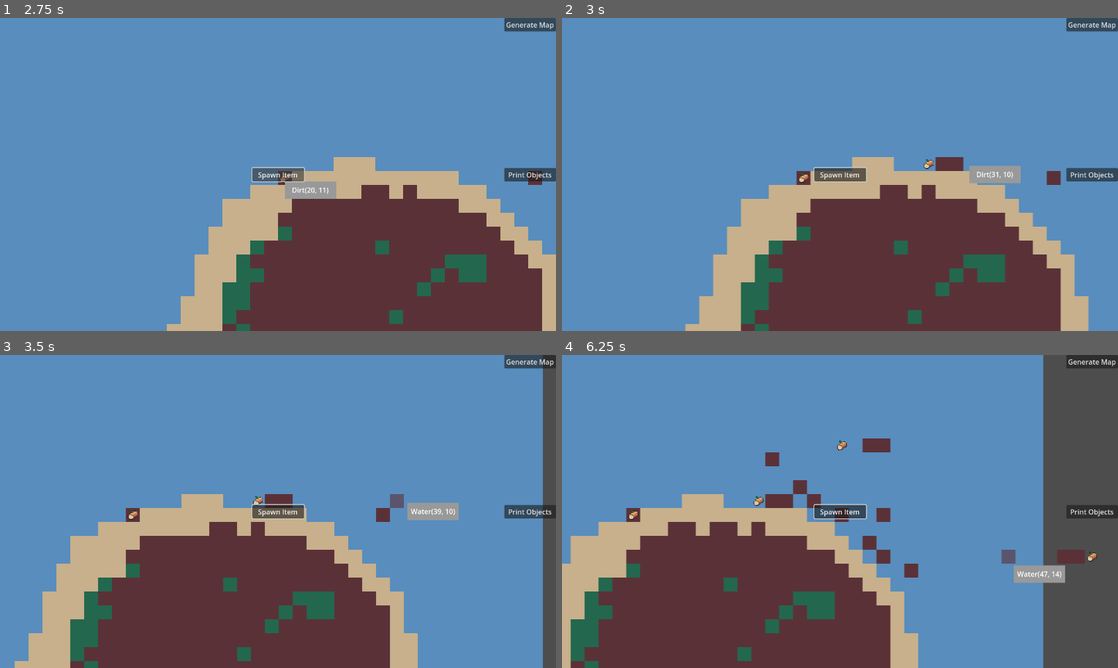
Above: before the commit, frames 1-4 (two rows, left to right).
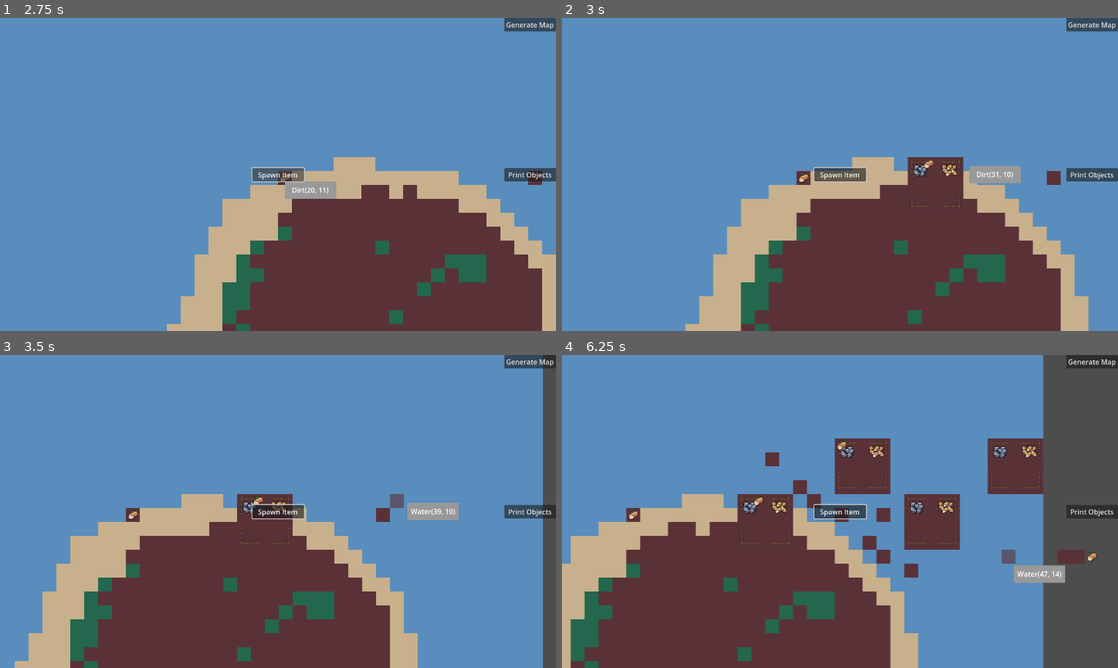
Above: after the commit, the same moments.

Repository: ColdTerror/Core-and-Conveyor
Game: Godot game, scene res://scenes/level.tscn
The game is run twice, just before and just after one commit, with the same random seed, the same clock (stepped at 60 frames per second) and the same inputs. The engine's default icon, where the game draws it, is replaced by a stand-in: a white triangle on a blue panel in a dark square.
Inputs (mouse positions are in pixels of both pictures, inside the frame that each line leads up to):
- Up to frame 1 (2.75 s): click "Generate Map" at 0.5 s; click "Print Objects" at 1.25 s; click "Spawn Item" at 2 s
- Up to frame 2 (3 s): tap Enter at 2.75 s; move the mouse to (962, 158) at 2.77 s; hold Right (ui_right) from 2.78 s (still down); hold P from 2.78 s (still down); click (962, 158) at 2.92 s
- Up to frame 3 (3.5 s): keep holding Right (ui_right); keep holding P
- Up to frame 4 (6.25 s): release Right (ui_right) at 3.5 s; release P at 3.5 s; drag from (728, 527) to (812, 574) at 3.52 s; tap Space at 4.25 s; move the mouse to (895, 442) at 4.27 s; hold Right (ui_right) 4.28-5 s; hold P 4.28-5 s; click (895, 442) at 4.42 s; drag from (812, 574) to (673, 464) at 5.02 s; tap Enter at 5.75 s; move the mouse to (1006, 558) at 5.77 s; hold Left (ui_left) from 5.78 s (still down); hold R (rotate_tile) from 5.78 s (still down); click (1006, 558) at 5.92 s; tap P at 6.05 s

Frame 1 is identical in both runs. In frame 2, 1.1% of the frame differs, in the area x 62-73%, y 44-61%; in frame 3, 1.0%; in frame 4, 6.3%, in the area x 31-87%, y 26-63%.

Commit message:
Add stockpile building placement to level
Introduces the ability to place stockpile buildings in the level by pressing 'P'. Updates Level.gd to support stockpile_scene instantiation, and enhances stockpile_building.gd to check terrain and object collisions before placement, as well as to mark occupied tiles and position the building correctly.

Diff:
--- a/scenes/level.tscn
+++ b/scenes/level.tscn
@@ -16,6 +16,7 @@
 [ext_resource type="Resource" uid="uid://ijwrlheyckd8" path="res://resources/tiles/8_Conveyer_Left.tres" id="11_ux5qa"]
 [ext_resource type="Resource" uid="uid://dhst2ng5e26ob" path="res://resources/tiles/9_Conveyer_Down.tres" id="12_82cfe"]
 [ext_resource type="PackedScene" uid="uid://dh3njqr7x7ls7" path="res://scenes/item.tscn" id="13_arp2o"]
+[ext_resource type="PackedScene" uid="uid://cs65262rv84b4" path="res://scenes/stockpile_building.tscn" id="14_ux5qa"]
 
 [sub_resource type="StyleBoxFlat" id="StyleBoxFlat_w7c3h"]
 content_margin_left = 8.0
@@ -27,6 +28,7 @@
 script = ExtResource("1_olg7q")
 tile_library = Array[ExtResource("2_olg7q")]([ExtResource("3_t1rx8"), ExtResource("4_8iemx"), ExtResource("5_64w2a"), ExtResource("6_fpun6"), ExtResource("7_wc255"), ExtResource("8_arp2o"), ExtResource("9_wc255"), ExtResource("10_arp2o"), ExtResource("11_ux5qa"), ExtResource("12_82cfe")])
 item_scene = ExtResource("13_arp2o")
+stockpile_scene = ExtResource("14_ux5qa")
 
 [node name="Camera2D" type="Camera2D" parent="."]
 position = Vector2(640, 360)
--- a/scripts/Level.gd
+++ b/scripts/Level.gd
@@ -248,6 +248,9 @@
 		current_tile_index = (current_tile_index + 1) % tile_library.size()
 	elif Input.is_key_pressed(KEY_COMMA):
 		current_tile_index = (current_tile_index - 1 + tile_library.size()) % tile_library.size()
+	elif Input.is_key_pressed(KEY_P):
+		place_stockpile()
+
 
 	# NEW: Quick Rotate for Conveyors
 	if event.is_action_pressed("rotate_tile"): # Define 'rotate_tile' as 'R' in Input Map
@@ -290,3 +293,28 @@
 
 
 	print("------------------------------------")
+
+@export var stockpile_scene: PackedScene # Drag your Ore/Item .tscn here in the Inspector
+func place_stockpile():
+	if stockpile_scene == null:
+		print("Error: No stockpile_scene assigned in the Inspector!")
+		return
+
+	var mouse_pos = get_global_mouse_position()
+	var grid_pos = object_layer.local_to_map(mouse_pos)
+
+
+
+	var new_stockpile = stockpile_scene.instantiate()
+
+	if not new_stockpile.can_place_at(grid_pos, object_layer):
+		new_stockpile.queue_free()
+		return
+
+	add_child(new_stockpile)
+	new_stockpile.place_at(grid_pos, object_layer)
+
+
+	new_stockpile.place_at(grid_pos, object_layer)
+
+	print("Spawned stockpile at: ", grid_pos)
--- a/scripts/stockpile_building.gd
+++ b/scripts/stockpile_building.gd
@@ -5,30 +5,45 @@
 var inventory := {}                # ItemResource → amount
 var occupied_tiles: Array[Vector2i] = []
 
-func can_place_at(tile_pos: Vector2i, object_layer: TileMapLayer) -> bool:
-	for x in range(size.x):
-		for y in range(size.y):
-			var cell := tile_pos + Vector2i(x, y)
-			if object_layer.get_cell_source_id(cell) != -1:
+func can_place_at(origin: Vector2i, object_layer: TileMapLayer) -> bool:
+	var terrain_layer: TileMapLayer = (object_layer.get_parent() as Node2D).terrain_layer
+
+
+	for x in size.x:
+		for y in size.y:
+			var tile := origin + Vector2i(x, y)
+
+			# Block water
+			var terr_atlas := terrain_layer.get_cell_atlas_coords(tile)
+			if terr_atlas == Vector2i(-1, -1):
 				return false
+
+			# Block objects/buildings
+			if object_layer.get_cell_source_id(tile) != -1:
+				return false
+
 	return true
 
-func place_at(tile_pos: Vector2i, object_layer: TileMapLayer):
+
+func place_at(origin: Vector2i, object_layer: TileMapLayer):
 	occupied_tiles.clear()
 
-	# Claim tiles
-	for x in range(size.x):
-		for y in range(size.y):
-			var cell := tile_pos + Vector2i(x, y)
-			occupied_tiles.append(cell)
+	for x in size.x:
+		for y in size.y:
+			var tile := origin + Vector2i(x, y)
+			occupied_tiles.append(tile)
 
-			# Mark tile as occupied (use a dedicated building tile or -1 if visual only)
-			object_layer.set_cell(cell, 0)  # 0 = building tile ID (example)
+			# Mark tiles as occupied in the object layer
+			object_layer.set_cell(tile, 0, Vector2i.ZERO)
 
-	# Position sprite centered over footprint
-	var top_left_world := object_layer.map_to_local(tile_pos)
-	var footprint_px = Vector2(size) * Vector2(object_layer.tile_set.tile_size)
-	global_position = top_left_world + footprint_px / 2
+	# Position sprite correctly
+	var tile_size := Vector2(object_layer.tile_set.tile_size)
+	var top_left_world := object_layer.map_to_local(origin)
+	var footprint_px := Vector2(size) * tile_size
+
+
+	global_position = (top_left_world + footprint_px / 2) - (tile_size/2)
+
 
 func remove(object_layer: TileMapLayer):
 	for cell in occupied_tiles:
Not shown: 1 places in scenes/level.tscn that only renumber resources
